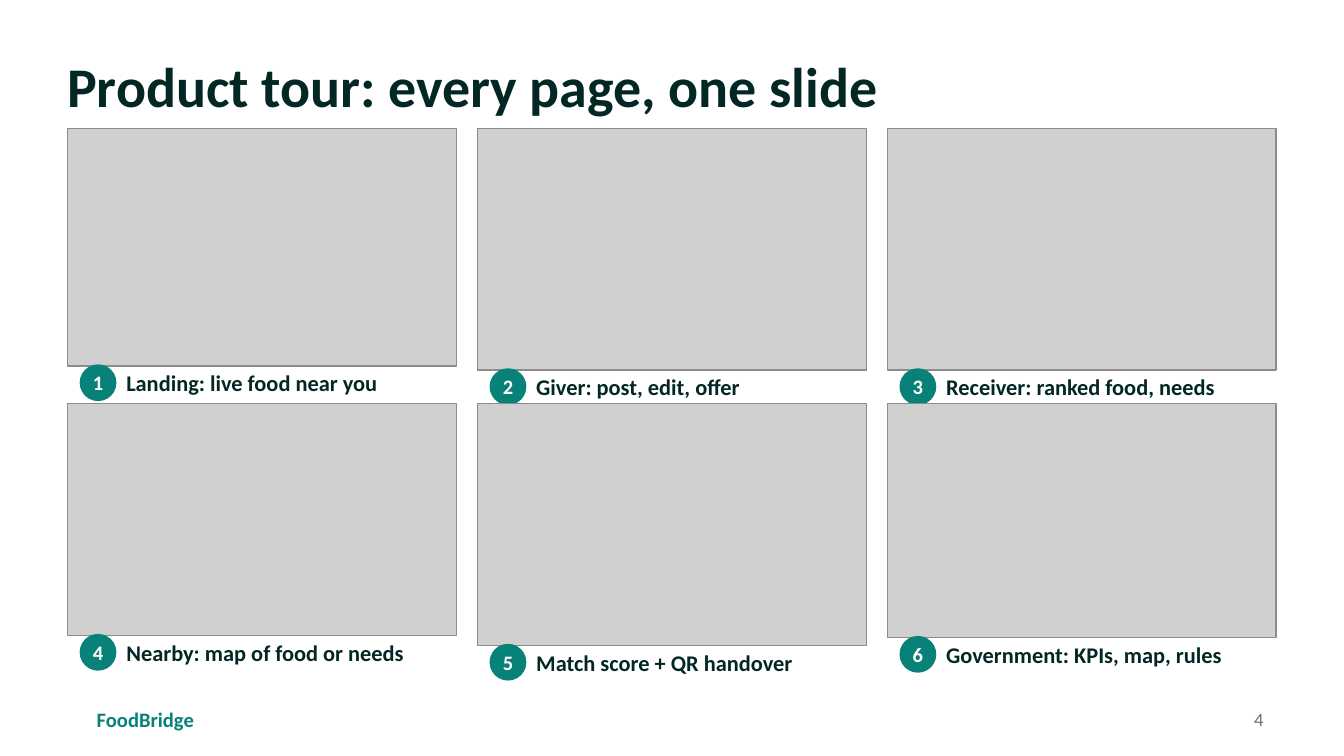
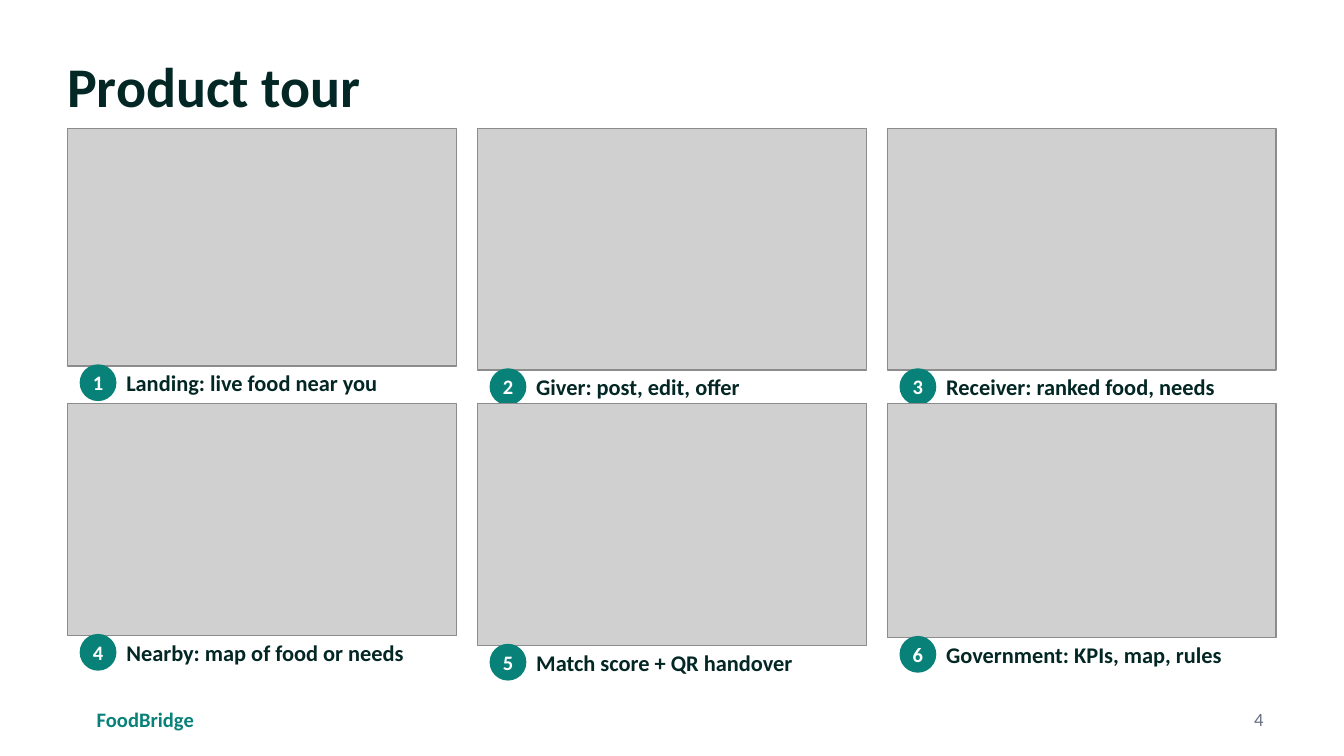
Before and after one commit to halloitsrizvan/food_bridge, a slide deck: slide 4 of docs/FoodBridge-Pitch-7-slides.pptx. Drawn at 1344x756 pixels with LibreOffice and Linux fonts; fonts in the diff are those of the drawing; grey boxes stand for pictures. Boxes give left, top, right and bottom in pixels: in the first picture for what was removed or moved away, otherwise in the second. Text is boxed around its words. In the diff, an @@ line names an element or a change of style, - is before the commit and + after.

```diff
--- a/docs/FoodBridge-Pitch-7-slides.pptx
+++ b/docs/FoodBridge-Pitch-7-slides.pptx
@@ title at box(67, 67, 361, 108): text changed @@
-Product tour: every page, one slide
+Product tour
```
Also in this commit, not shown: 10 other files.
